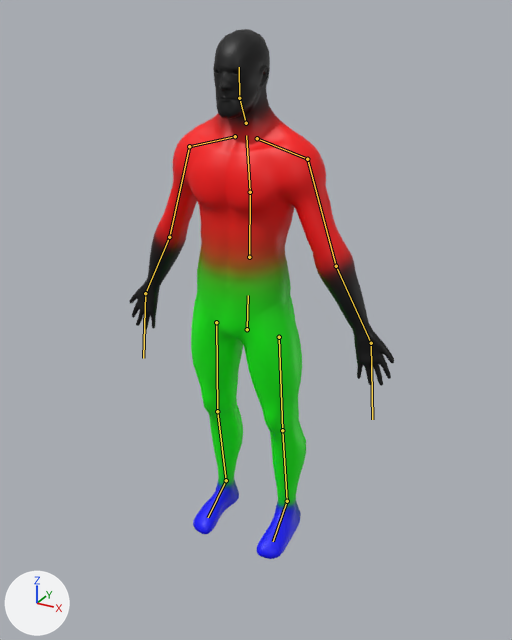
One commit to the glTF model assets/models/player/player.glb: the scene before it, then after it.
Camera for both pictures: a 50 mm lens placed at (1.098, -1.931, 1.855), pointed at (0.083, -0.085, 0.932). The axes (+X, +Y, +Z) are drawn at lower left. The lights are the same throughout. The first picture is the older version. The bones that change, and the others that lie on the model, are drawn over the model as lines.

In view in the first picture: 'PlayerBody'.
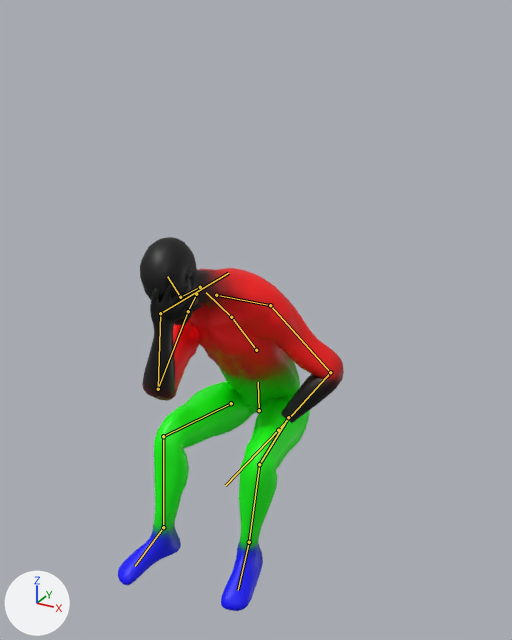
The newer file adds an action. The first version stands in its rest pose; the second is drawn at frame 109 of the action 'relax_lean_loop'.

The change in detail:
Bone 'Hips' (bone_hips) moves from (0.0, 0.0, 0.0) to (-0.01, -0.371, -0.134).
Bone 'Hips' (bone_hips) turns from (0, 0, 0) to (6, 1, 2) degrees about its own x, y and z.
Bone 'Spine' (bone_spine) turns from (0, 0, 0) to (32, -1, 7) degrees about its own x, y and z.
Bone 'Neck' (bone_neck) turns from (0, 0, 0) to (29, 2, 15) degrees about its own x, y and z.
Bone 'Head' (bone_head) turns from (0, 0, 0) to (-41, -2, -8) degrees about its own x, y and z.
Bone 'Shoulder.L' (bone_shoulder_l) turns from (0, 0, 0) to (-12, 15, -25) degrees about its own x, y and z.
Bone 'UpperArm.L' (bone_upperarm_l) turns from (0, 0, 0) to (30, 3, 33) degrees about its own x, y and z.
Bone 'LowerArm.L' (bone_lowerarm_l) turns from (0, 0, 0) to (69, 20, -41) degrees about its own x, y and z.
Bone 'Hand.L' (bone_hand_l) turns from (0, 0, 0) to (4, 78, 28) degrees about its own x, y and z.
Bone 'Shoulder.R' (bone_shoulder_r) turns from (0, 0, 0) to (-4, -17, 36) degrees about its own x, y and z.
Bone 'UpperArm.R' (bone_upperarm_r) turns from (0, 0, 0) to (116, -2, -13) degrees about its own x, y and z.
Bone 'LowerArm.R' (bone_lowerarm_r) turns from (0, 0, 0) to (92, -36, 47) degrees about its own x, y and z.
Bone 'Hand.R' (bone_hand_r) turns from (0, 0, 0) to (-32, -13, 28) degrees about its own x, y and z.
Bone 'UpperLeg.L' (bone_upperleg_l) turns from (0, 0, 0) to (105, -9, -8) degrees about its own x, y and z.
Bone 'LowerLeg.L' (bone_lowerleg_l) turns from (0, 0, 0) to (-94, -4, 7) degrees about its own x, y and z.
Bone 'Foot.L' (bone_foot_l) turns from (0, 0, 0) to (-6, 9, -3) degrees about its own x, y and z.
Bone 'UpperLeg.R' (bone_upperleg_r) turns from (0, 0, 0) to (105, 9, 4) degrees about its own x, y and z.
Bone 'LowerLeg.R' (bone_lowerleg_r) turns from (0, 0, 0) to (-81, 3, -7) degrees about its own x, y and z.
Bone 'Foot.R' (bone_foot_r) turns from (0, 0, 0) to (-18, -2, -3) degrees about its own x, y and z.

What differs and where, as boxes (x1, y1, x2, y2) in the pictures (512 x 640 px):
'PlayerBody', posed (14% narrower, 29% shorter)
    before: (130, 29, 394, 559)
    after: (118, 237, 344, 611)
bone 'Hips', root to tip
    before: (247, 329) to (248, 295)
    after: (259, 410) to (258, 382)
bone 'Spine', root to tip
    before: (249, 257) to (250, 192)
    after: (256, 350) to (231, 317)
bone 'Neck', root to tip
    before: (246, 123) to (239, 98)
    after: (200, 287) to (180, 297)
bone 'Head', root to tip
    before: (239, 98) to (239, 67)
    after: (180, 297) to (167, 276)
bone 'Shoulder.L', root to tip
    before: (257, 138) to (307, 159)
    after: (216, 295) to (270, 305)
bone 'UpperArm.L', root to tip
    before: (307, 159) to (336, 266)
    after: (270, 305) to (330, 372)
bone 'LowerArm.L', root to tip
    before: (336, 266) to (371, 343)
    after: (330, 372) to (278, 430)
bone 'Hand.L', root to tip
    before: (371, 343) to (372, 419)
    after: (278, 430) to (225, 485)
bone 'Shoulder.R', root to tip
    before: (235, 136) to (189, 146)
    after: (196, 294) to (188, 311)
bone 'UpperArm.R', root to tip
    before: (189, 146) to (169, 237)
    after: (188, 311) to (158, 389)
bone 'LowerArm.R', root to tip
    before: (169, 237) to (145, 293)
    after: (158, 389) to (160, 313)
bone 'Hand.R', root to tip
    before: (145, 293) to (143, 358)
    after: (160, 313) to (228, 273)
bone 'UpperLeg.L', root to tip
    before: (279, 337) to (282, 430)
    after: (288, 417) to (259, 464)
bone 'LowerLeg.L', root to tip
    before: (282, 430) to (287, 501)
    after: (259, 464) to (249, 542)
bone 'Foot.L', root to tip
    before: (287, 501) to (273, 541)
    after: (249, 542) to (238, 590)
bone 'UpperLeg.R', root to tip
    before: (216, 322) to (217, 411)
    after: (231, 403) to (163, 436)
bone 'LowerLeg.R', root to tip
    before: (217, 411) to (226, 480)
    after: (163, 436) to (163, 527)
bone 'Foot.R', root to tip
    before: (226, 480) to (208, 517)
    after: (163, 527) to (135, 566)
